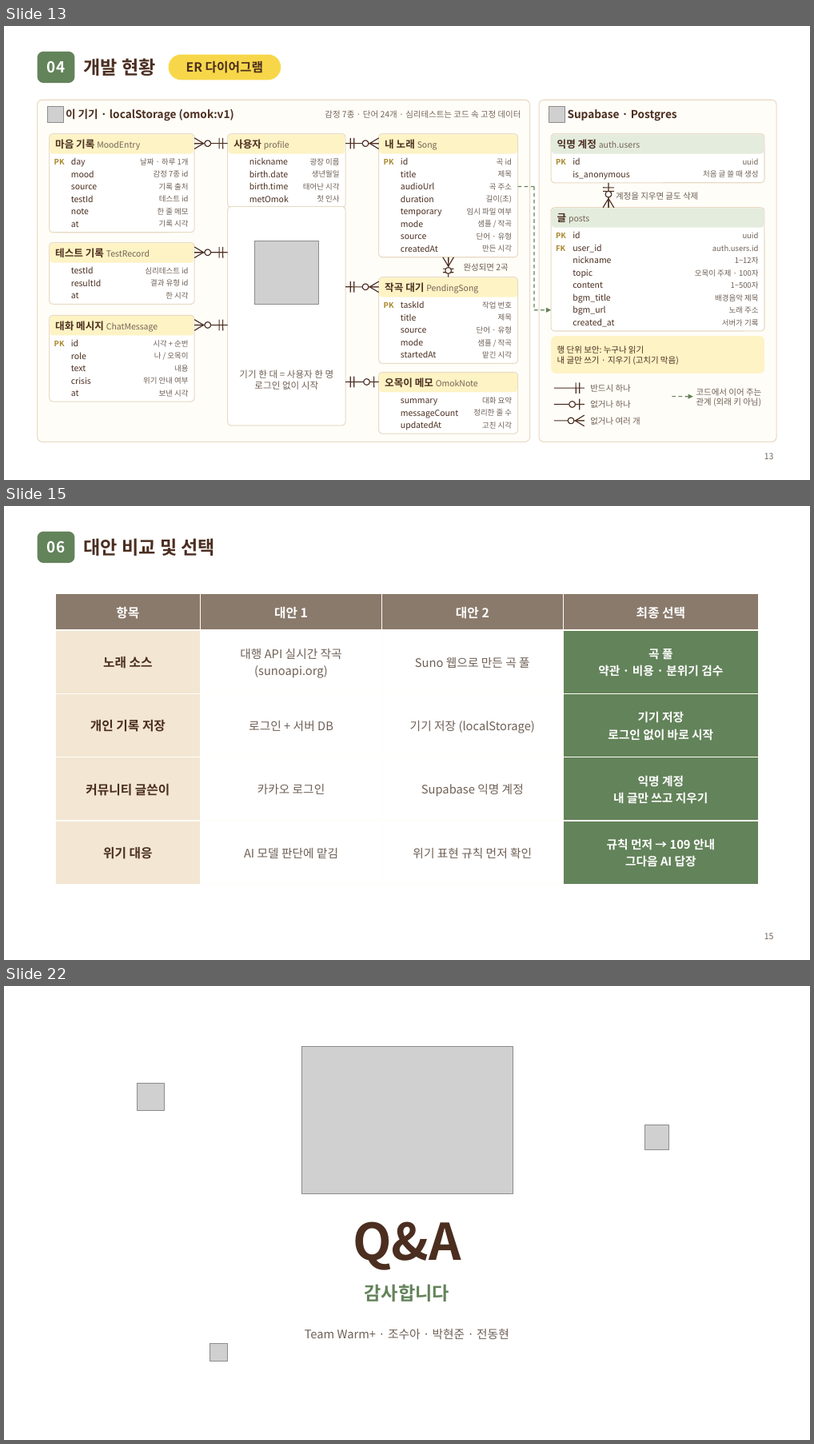
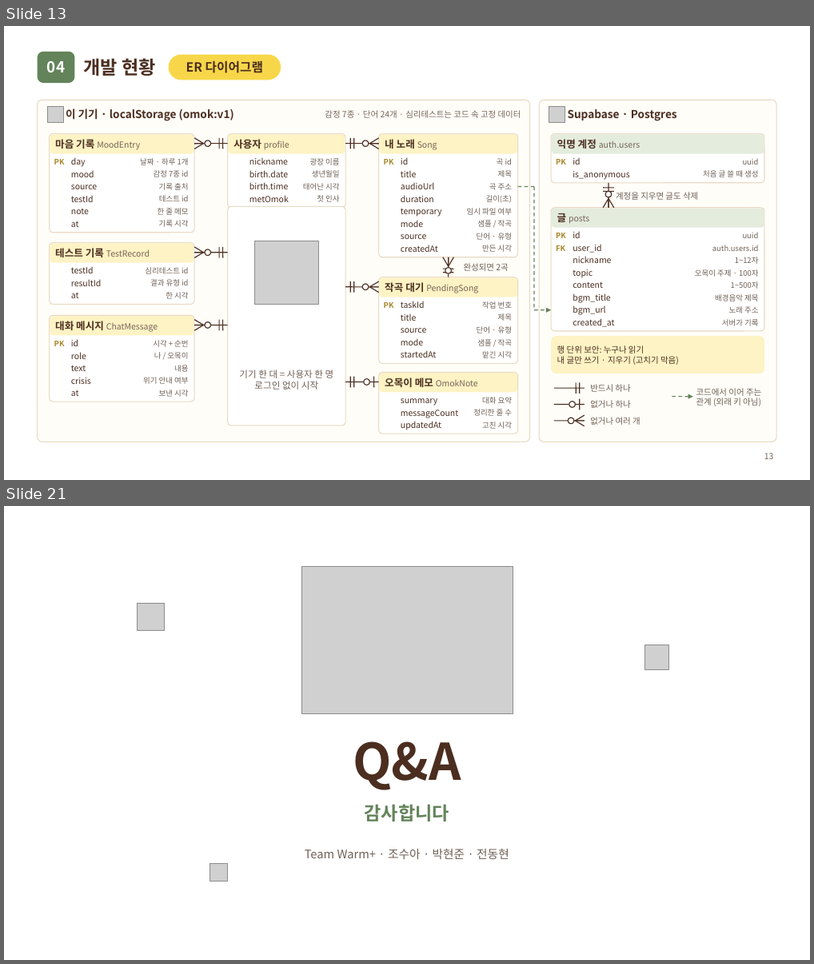
Before and after one commit to Auto-hyun/2026-2-OSSProj-Warmplus-05, a slide deck: doc/2_2_OSSProj_5_웜플러스_중간발표자료.pptx. Shown one above the other, each under a label of ours: slides 13, 15 and 22 before the commit, slides 13 and 21 after it; the slides between them are not shown. The pictures are 814x1444 and 814x964 pixels, drawn with LibreOffice and Linux fonts; fonts in the diff are those of the drawing; grey boxes stand for pictures; background and template pictures are left out. Boxes give left, top, right and bottom in pixels: in the first picture for what was removed or moved away, otherwise in the second. Text is boxed around its words. In the diff, an @@ line names an element or a change of style, - is before the commit and + after.

Commit message:
docs(doc): 중간발표자료 해결 방안·개발 목표·피드백·협업 슬라이드 개편
- 해결 방안을 유사 서비스 4분면(불편함↔편리함, 전문적인 진단↔일상에서의 공감)으로 교체
- 개발 목표를 기능 기준 3가지(마음 기록, 노래 추천, AI 대화·위기 대응)로 수정
- 피드백 반영 내용 채움(온기 대표님, 지도교수님)
- 대안 비교 및 선택 슬라이드 삭제, 목차·섹션 번호 정리
- 협업 방식을 조직 레포·개인 레포 Fork/PR 도식으로 단순화

```diff
--- a/doc/2_2_OSSProj_5_웜플러스_중간발표자료.pptx
+++ b/doc/2_2_OSSProj_5_웜플러스_중간발표자료.pptx
@@ slide 15 removed at box(4, 506, 810, 960), background picture (left out) @@
@@ rounded rectangle removed at box(38, 532, 74, 563) @@
@@ text removed at box(47, 541, 65, 552) @@
-06
@@ title removed at box(84, 538, 215, 556) @@
-대안 비교 및 선택
@@ table removed at box(55, 594, 759, 870), 5 rows, 4 columns @@
-항목 | 대안 1 | 대안 2 | 최종 선택
-노래 소스 | 대행 API 실시간 작곡 / (sunoapi.org) | Suno 웹으로 만든 곡 풀 | 곡 풀 / 약관 · 비용 · 분위기 검수
-개인 기록 저장 | 로그인 + 서버 DB | 기기 저장 (localStorage) | 기기 저장 / 로그인 없이 바로 시작
-커뮤니티 글쓴이 | 카카오 로그인 | Supabase 익명 계정 | 익명 계정 / 내 글만 쓰고 지우기
-위기 대응 | AI 모델 판단에 맡김 | 위기 표현 규칙 먼저 확인 | 규칙 먼저 → 109 안내 / 그다음 AI 답장
@@ page number removed at box(765, 932, 774, 939) @@
-15
@@ what was slide 22 is now slide 21 @@
```
Also in this commit, not shown: 13 slides changed, 1 slide added, 1 other slide removed.
